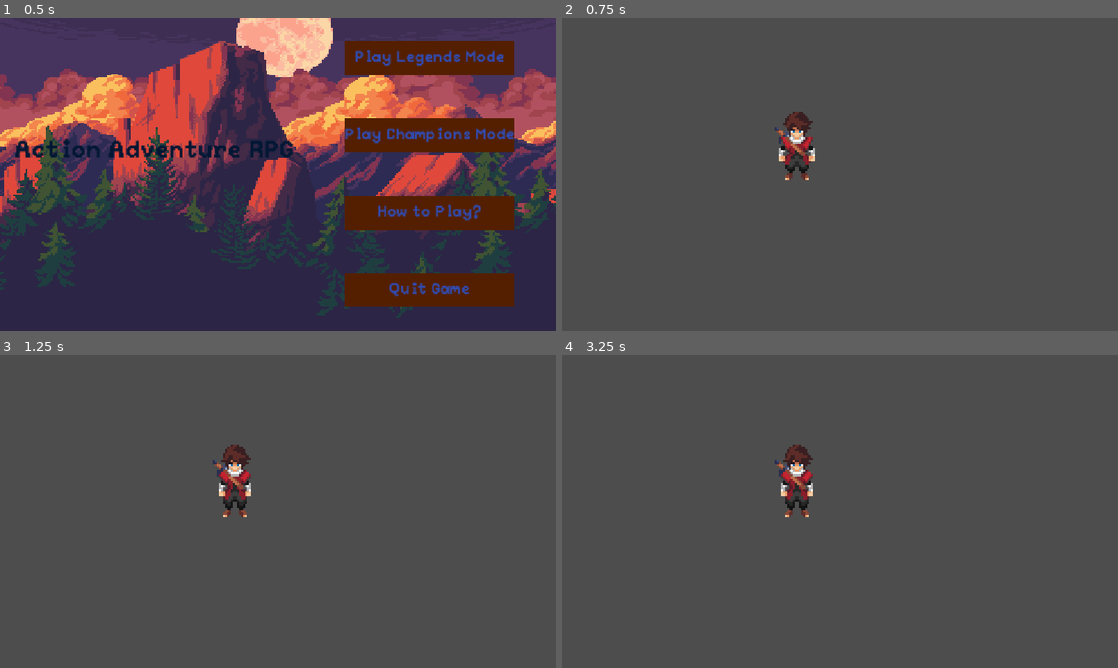
Above: before the commit, frames 1-4 (two rows, left to right).
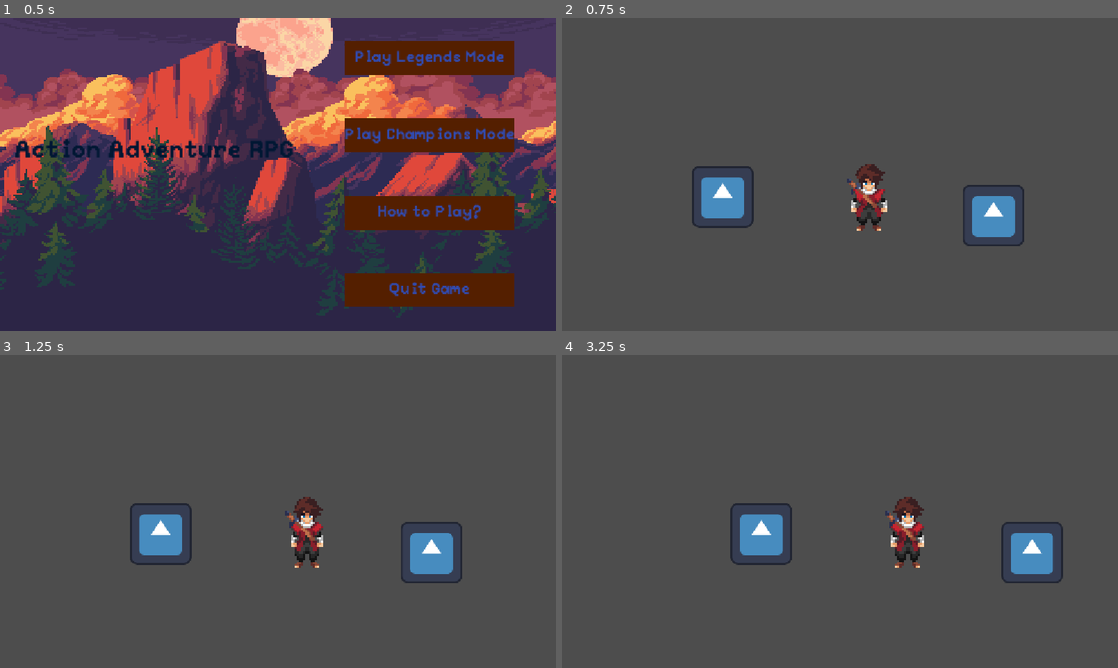
Above: after the commit, the same moments.

Repository: Articlions/Slip-n-Slash
Game: Godot game, scene res://src/GUIS/Main_menu.tscn
Same seed, same stepped clock (60 frames per second), same inputs: the game is played once before the commit and once after it. The engine's default icon, where the game draws it, is replaced by a stand-in: a white triangle on a blue panel in a dark square.
Inputs (mouse positions are in pixels of both pictures, inside the frame that each line leads up to):
- Up to frame 1 (0.5 s): no input
- Up to frame 2 (0.75 s): click "Play Legends Mode" at 0.5 s
- Up to frame 3 (1.25 s): no input
- Up to frame 4 (3.25 s): tap Enter (ui_accept) at 1.25, 1.52 s; move the mouse to (962, 495) at 1.27 s; hold Right (ui_right) 1.28-2 s; tap Alt at 1.35 s; click (962, 495) at 1.42 s; drag from (728, 527) to (812, 574) at 2.02 s; move the mouse to (895, 442) at 2.77 s; hold Left (ui_left) from 2.78 s (still down); tap O at 2.85 s

Frame 1 is identical in both runs. In frame 2, 4.4% of the frame differs, in the area x 23-84%, y 30-73%; in frame 3, 4.5%, in the area x 23-84%, y 28-73%; in frame 4, 4.4%.

Commit message:
state machines are annoying

Diff:
--- a/action-adventure-rpg/project.godot
+++ b/action-adventure-rpg/project.godot
@@ -32,6 +32,33 @@
 "res://src/": "orange"
 }
 
+[input]
+
+action_left={
+"deadzone": 0.2,
+"events": [Object(InputEventKey,"resource_local_to_scene":false,"resource_name":"","device":-1,"window_id":0,"alt_pressed":false,"shift_pressed":false,"ctrl_pressed":false,"meta_pressed":false,"pressed":false,"keycode":0,"physical_keycode":65,"key_label":0,"unicode":97,"location":0,"echo":false,"script":null)
+, Object(InputEventKey,"resource_local_to_scene":false,"resource_name":"","device":-1,"window_id":0,"alt_pressed":false,"shift_pressed":false,"ctrl_pressed":false,"meta_pressed":false,"pressed":false,"keycode":0,"physical_keycode":4194319,"key_label":0,"unicode":0,"location":0,"echo":false,"script":null)
+]
+}
+action_right={
+"deadzone": 0.2,
+"events": [Object(InputEventKey,"resource_local_to_scene":false,"resource_name":"","device":-1,"window_id":0,"alt_pressed":false,"shift_pressed":false,"ctrl_pressed":false,"meta_pressed":false,"pressed":false,"keycode":0,"physical_keycode":68,"key_label":0,"unicode":100,"location":0,"echo":false,"script":null)
+, Object(InputEventKey,"resource_local_to_scene":false,"resource_name":"","device":-1,"window_id":0,"alt_pressed":false,"shift_pressed":false,"ctrl_pressed":false,"meta_pressed":false,"pressed":false,"keycode":0,"physical_keycode":4194321,"key_label":0,"unicode":0,"location":0,"echo":false,"script":null)
+]
+}
+action_attack={
+"deadzone": 0.2,
+"events": []
+}
+action_up={
+"deadzone": 0.2,
+"events": []
+}
+action_down={
+"deadzone": 0.2,
+"events": []
+}
+
 [physics]
 
 3d/physics_engine="Jolt Physics"
--- a/action-adventure-rpg/src/Player/idle_down_state.gd
+++ b/action-adventure-rpg/src/Player/idle_down_state.gd
@@ -4,11 +4,12 @@
 @onready var animated_sprite_2d: AnimatedSprite2D = $"../../AnimatedSprite2D"
 
 
-
+# THIS IS WHY STATE MACHINES WAS SON EXCTING FOR ME I CAN JUST DROP THIS IN HERE NO WORRIES ABOUT ORDERING!!!!
 func enter_state():
 	animated_sprite_2d.play("idle_down")
 
+func _handle_input(event: InputEvent):
+	if Input.is_action_pressed("action_left") or Input.is_action_pressed("action_right"):
+		print("LEFT/RIGHT DETECTED")
 
-# Called every frame. 'delta' is the elapsed time since the previous frame.
-func _process(delta: float) -> void:
-	pass
+		state_machine.change_state("walkstate")
--- a/action-adventure-rpg/src/Player/slipn_slash_guy.tscn
+++ b/action-adventure-rpg/src/Player/slipn_slash_guy.tscn
@@ -1,9 +1,12 @@
 [gd_scene format=3 uid="uid://3pavw1q1nt7"]
 
-[ext_resource type="Script" uid="uid://csllyfby1bcoo" path="res://src/Scripts/Object_scripts/slip_slash_player.gd" id="1_mkqcb"]
 [ext_resource type="Texture2D" uid="uid://d4kg1ey86ahfm" path="res://assets/player_idle/idle_down.png" id="1_xftnh"]
 [ext_resource type="Script" uid="uid://cyfk12arery3w" path="res://src/Scripts/State_Machine/State_Machine.gd" id="3_bvhq3"]
 [ext_resource type="Script" uid="uid://5s5ut0cyhnbt" path="res://src/Player/idle_down_state.gd" id="3_el8ih"]
+[ext_resource type="Script" uid="uid://c3f2fsfehtk8a" path="res://src/Player/walk_state.gd" id="4_r8d83"]
+[ext_resource type="Texture2D" uid="uid://ck2bstgbcp2x4" path="res://assets/player_run/run_left.png" id="6_pbtxm"]
+[ext_resource type="Texture2D" uid="uid://cqkdntgc5goqx" path="res://assets/player_run/run_right.png" id="7_8vm6t"]
+[ext_resource type="Texture2D" uid="uid://bgvu44igx385q" path="res://icon.svg" id="7_r8d83"]
 
 [sub_resource type="CircleShape2D" id="CircleShape2D_1ixrk"]
 radius = 25.96151
@@ -38,6 +41,70 @@
 
 [sub_resource type="AtlasTexture" id="AtlasTexture_ll5n1"]
 atlas = ExtResource("1_xftnh")
+region = Rect2(672, 0, 96, 80)
+
+[sub_resource type="AtlasTexture" id="AtlasTexture_qpmie"]
+atlas = ExtResource("6_pbtxm")
+region = Rect2(0, 0, 96, 80)
+
+[sub_resource type="AtlasTexture" id="AtlasTexture_qng3x"]
+atlas = ExtResource("6_pbtxm")
+region = Rect2(96, 0, 96, 80)
+
+[sub_resource type="AtlasTexture" id="AtlasTexture_oufn3"]
+atlas = ExtResource("6_pbtxm")
+region = Rect2(192, 0, 96, 80)
+
+[sub_resource type="AtlasTexture" id="AtlasTexture_eqkaj"]
+atlas = ExtResource("6_pbtxm")
+region = Rect2(288, 0, 96, 80)
+
+[sub_resource type="AtlasTexture" id="AtlasTexture_wmupm"]
+atlas = ExtResource("6_pbtxm")
+region = Rect2(384, 0, 96, 80)
+
+[sub_resource type="AtlasTexture" id="AtlasTexture_hpa8k"]
+atlas = ExtResource("6_pbtxm")
+region = Rect2(480, 0, 96, 80)
+
+[sub_resource type="AtlasTexture" id="AtlasTexture_btdqk"]
+atlas = ExtResource("6_pbtxm")
+region = Rect2(576, 0, 96, 80)
+
+[sub_resource type="AtlasTexture" id="AtlasTexture_6n8y0"]
+atlas = ExtResource("6_pbtxm")
+region = Rect2(672, 0, 96, 80)
+
+[sub_resource type="AtlasTexture" id="AtlasTexture_ep61y"]
+atlas = ExtResource("7_8vm6t")
+region = Rect2(0, 0, 96, 80)
+
+[sub_resource type="AtlasTexture" id="AtlasTexture_npvx7"]
+atlas = ExtResource("7_8vm6t")
+region = Rect2(96, 0, 96, 80)
+
+[sub_resource type="AtlasTexture" id="AtlasTexture_xdkej"]
+atlas = ExtResource("7_8vm6t")
+region = Rect2(192, 0, 96, 80)
+
+[sub_resource type="AtlasTexture" id="AtlasTexture_6d7ve"]
+atlas = ExtResource("7_8vm6t")
+region = Rect2(288, 0, 96, 80)
+
+[sub_resource type="AtlasTexture" id="AtlasTexture_5y7cy"]
+atlas = ExtResource("7_8vm6t")
+region = Rect2(384, 0, 96, 80)
+
+[sub_resource type="AtlasTexture" id="AtlasTexture_3gieo"]
+atlas = ExtResource("7_8vm6t")
+region = Rect2(480, 0, 96, 80)
+
+[sub_resource type="AtlasTexture" id="AtlasTexture_gkxt5"]
+atlas = ExtResource("7_8vm6t")
+region = Rect2(576, 0, 96, 80)
+
+[sub_resource type="AtlasTexture" id="AtlasTexture_n6o4x"]
+atlas = ExtResource("7_8vm6t")
 region = Rect2(672, 0, 96, 80)
 
 [sub_resource type="SpriteFrames" id="SpriteFrames_1ixrk"]
@@ -70,11 +137,68 @@
 "loop": 1,
 "name": &"idle_down",
 "speed": 12.0
+}, {
+"frames": [{
+"duration": 1.0,
+"texture": SubResource("AtlasTexture_qpmie")
+}, {
+"duration": 1.0,
+"texture": SubResource("AtlasTexture_qng3x")
+}, {
+"duration": 1.0,
+"texture": SubResource("AtlasTexture_oufn3")
+}, {
+"duration": 1.0,
+"texture": SubResource("AtlasTexture_eqkaj")
+}, {
+"duration": 1.0,
+"texture": SubResource("AtlasTexture_wmupm")
+}, {
+"duration": 1.0,
+"texture": SubResource("AtlasTexture_hpa8k")
+}, {
+"duration": 1.0,
+"texture": SubResource("AtlasTexture_btdqk")
+}, {
+"duration": 1.0,
+"texture": SubResource("AtlasTexture_6n8y0")
+}],
+"loop": 1,
+"name": &"walk_left",
+"speed": 12.0
+}, {
+"frames": [{
+"duration": 1.0,
+"texture": SubResource("AtlasTexture_ep61y")
+}, {
+"duration": 1.0,
+"texture": SubResource("AtlasTexture_npvx7")
+}, {
+"duration": 1.0,
+"texture": SubResource("AtlasTexture_xdkej")
+}, {
+"duration": 1.0,
+"texture": SubResource("AtlasTexture_6d7ve")
+}, {
+"duration": 1.0,
+"texture": SubResource("AtlasTexture_5y7cy")
+}, {
+"duration": 1.0,
+"texture": SubResource("AtlasTexture_3gieo")
+}, {
+"duration": 1.0,
+"texture": SubResource("AtlasTexture_gkxt5")
+}, {
+"duration": 1.0,
+"texture": SubResource("AtlasTexture_n6o4x")
+}],
+"loop": 1,
+"name": &"walk_right",
+"speed": 12.0
 }]
 
 [node name="SlipSlashPlayer" type="CharacterBody2D" unique_id=748283017]
 motion_mode = 1
-script = ExtResource("1_mkqcb")
 
 [node name="CollisionShape2D" type="CollisionShape2D" parent="." unique_id=1124262961]
 z_index = -2
@@ -91,13 +215,20 @@
 [node name="IdleDownState" type="Node" parent="StateMachine" unique_id=469221472]
 script = ExtResource("3_el8ih")
 
+[node name="WalkState" type="Node" parent="StateMachine" unique_id=915408362]
+script = ExtResource("4_r8d83")
+
 [node name="AnimatedSprite2D" type="AnimatedSprite2D" parent="." unique_id=1152683458]
 texture_filter = 1
 position = Vector2(418, 181)
 scale = Vector2(4.1875, 4.36875)
 sprite_frames = SubResource("SpriteFrames_1ixrk")
-animation = &"idle_down"
-frame_progress = 0.37357834
-
-[node name="Camera2D" type="Camera2D" parent="." unique_id=770365716]
-position = Vector2(507, 249)
+animation = &"walk_left"
+
+[node name="Icon" type="Sprite2D" parent="." unique_id=125539509]
+position = Vector2(676, 227)
+texture = ExtResource("7_r8d83")
+
+[node name="Icon2" type="Sprite2D" parent="." unique_id=2081863125]
+position = Vector2(115, 188)
+texture = ExtResource("7_r8d83")
--- /dev/null
+++ b/action-adventure-rpg/src/Player/walk_state.gd
@@ -0,0 +1,25 @@
+extends State
+
+class_name WalkState
+
+const SPEED = 300.0
+
+
+func _physics_update(delta: float):
+
+	var character = state_machine.get_parent()
+
+	var direction := Input.get_axis("action_left", "action_right")
+	print("Walking: " ,direction)
+
+
+
+
+	if direction == 0:
+		state_machine.change_state("idledownstate")
+		return
+
+
+	character.velocity.x = direction * SPEED
+
+	character.move_and_slide()
--- a/action-adventure-rpg/src/Scripts/Object_scripts/slip_slash_player.gd
+++ b/action-adventure-rpg/src/Scripts/Object_scripts/slip_slash_player.gd
@@ -1,7 +1,6 @@
 class_name SSPlayer extends CharacterBody2D
 #  SSPlayer means SlinpnSlashPlayer
 
-const SPEED = 300.0
 const JUMP_VELOCITY = -400.0
 
 
@@ -16,10 +15,7 @@
 
 	# Get the input direction and handle the movement/deceleration.
 	# As good practice, you should replace UI actions with custom gameplay actions.
-	var direction := Input.get_axis("ui_left", "ui_right")
-	if direction:
-		velocity.x = direction * SPEED
-	else:
-		velocity.x = move_toward(velocity.x, 0, SPEED)
+
+
 
 	move_and_slide()
--- a/action-adventure-rpg/src/Scripts/State_Machine/State.gd
+++ b/action-adventure-rpg/src/Scripts/State_Machine/State.gd
@@ -6,6 +6,7 @@
 # Apprarently the physics_process() is a virtual method wow! cool welp im making my own
 
 var state_machine: StateMachine
+
 
 # SHOOOOOOOOT apperently this should hold a reference to its parent thats crazy
 # exactly like C# when i made a game engine in monogame
--- a/action-adventure-rpg/src/Scripts/State_Machine/State_Machine.gd
+++ b/action-adventure-rpg/src/Scripts/State_Machine/State_Machine.gd
@@ -44,6 +44,10 @@
 # calls exit then makes the new state equal to the one in the paramenter then calls the enter function
 func change_state(next_state_name: String) -> void:
 
+
+	print("Trying to change to: ", next_state_name)
+	print("Available states: ", states.keys())
+
 	if current_state:
 		current_state.exit_state()
 
Not shown, added: action-adventure-rpg/src/Player/walk_state.gd.uid
